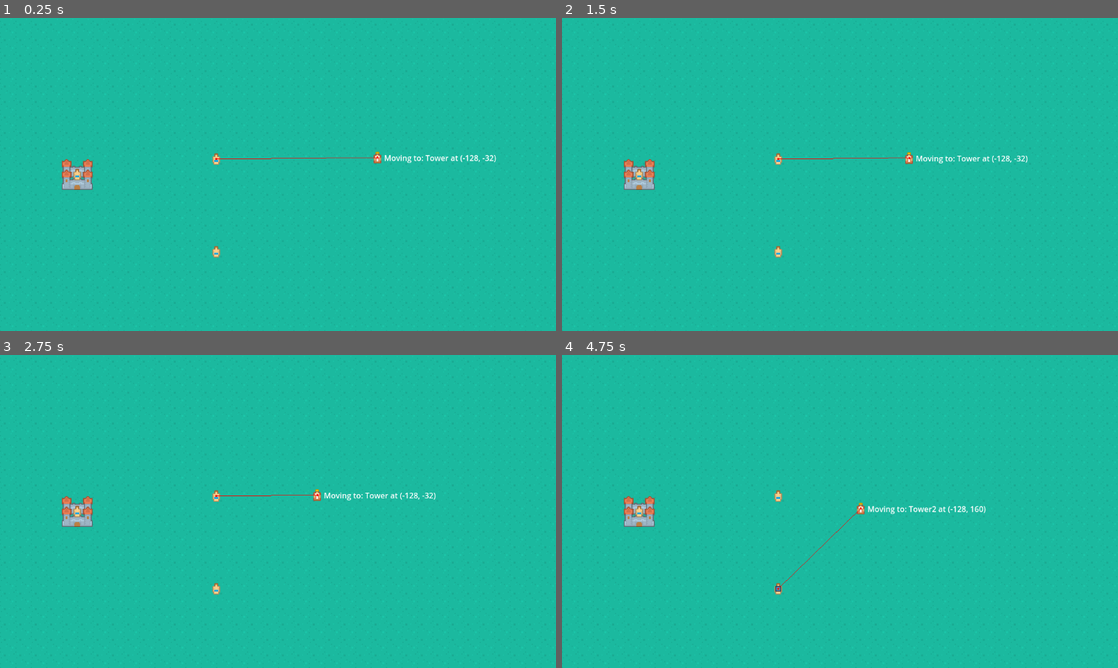
Above: before the commit, frames 1-4 (two rows, left to right).
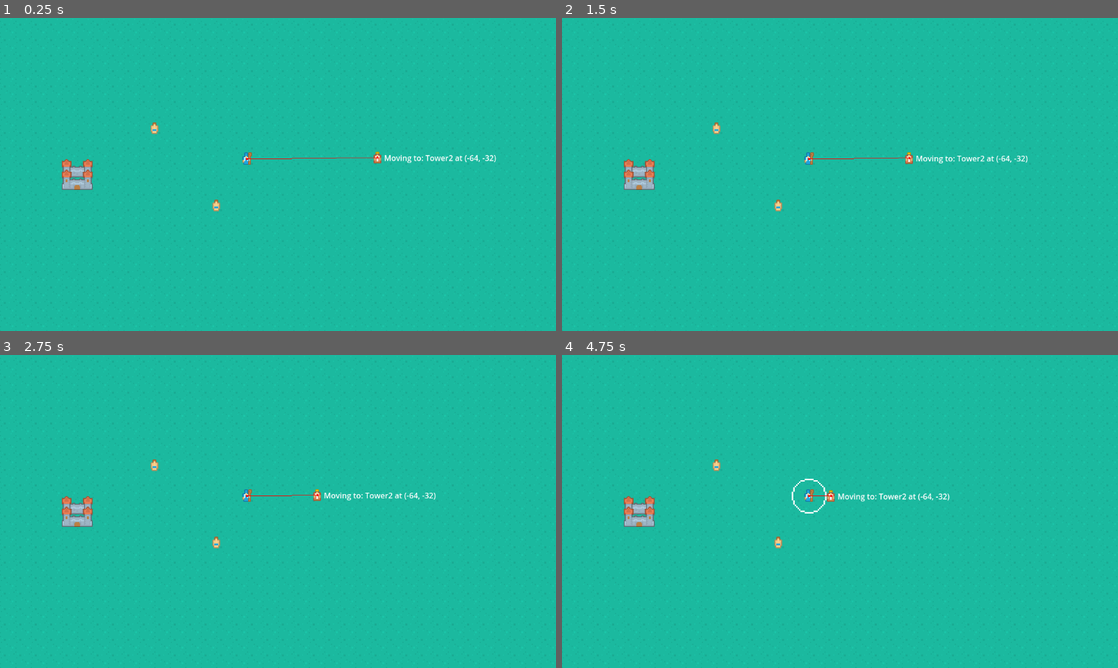
Above: after the commit, the same moments.

Repository: mstarongithub/Piratejam14
Game: Godot game, scene res://TowerDefence/main.tscn
The game is run twice, just before and just after one commit, with the same random seed, the same clock (stepped at 60 frames per second) and the same inputs. This scene is started directly instead of the project's main scene. The engine's default icon, where the game draws it, is replaced by a stand-in: a white triangle on a blue panel in a dark square.
Inputs (mouse positions are in pixels of both pictures, inside the frame that each line leads up to):
- Up to frame 1 (0.25 s): no input
- Up to frame 2 (1.5 s): tap Enter (action_confirm) at 0.5, 0.6 s; move the mouse to (962, 158) at 0.52 s; hold D (move_right) 0.53-1.28 s; click (962, 158) at 0.67 s; move the mouse to (728, 190) at 1.27 s; hold S (move_down) from 1.28 s (still down); tap Mouse wheel up (zoom_in) at 1.35 s
- Up to frame 3 (2.75 s): move the mouse to (333, 442) at 2.02 s; release S (move_down) at 2.03 s; hold D (move_right) from 2.03 s (still down); tap Mouse wheel down (zoom_out) at 2.1 s
- Up to frame 4 (4.75 s): move the mouse to (812, 574) at 2.77 s; release D (move_right) at 2.78 s; hold W (move_up) 2.78-3.53 s; tap Enter (action_confirm) at 2.85 s; click (812, 574) at 2.92 s; move the mouse to (1006, 558) at 3.52 s; hold A (move_left) from 3.53 s (still down); tap Mouse wheel up (zoom_in) at 3.6 s; move the mouse to (673, 464) at 4.27 s; tap Mouse wheel down (zoom_out) at 4.35 s

The runs differ from the first frame. In frame 1, 0.4% of the frame differs, in the area x 13-86%, y 33-77%; in frame 2, 0.4%; in frame 3, 0.4%; in frame 4, 1.0%, in the area x 13-77%, y 33-77%.

Commit message:
Added ring of something projectile and tower config

Diff:
--- a/TowerDefence/Enemy.gd
+++ b/TowerDefence/Enemy.gd
@@ -19,6 +19,7 @@
 
 func deal_damage(dmg: int) -> void:
 	health -= dmg
+	$debuginfo.text = &"Took %d damage" % dmg
 	if health <= 0:
 		queue_free()
 
--- a/TowerDefence/Enemy.tscn
+++ b/TowerDefence/Enemy.tscn
@@ -4,9 +4,10 @@
 [ext_resource type="Texture2D" uid="uid://dttn2wrssnayr" path="res://TowerDefence/EnemyPlaceholder.png" id="2_r1lec"]
 
 [sub_resource type="CircleShape2D" id="CircleShape2D_ine1v"]
-radius = 30.0
+radius = 12.0416
 
 [sub_resource type="CircleShape2D" id="CircleShape2D_i8n6q"]
+radius = 30.0666
 
 [node name="Enemy" type="CharacterBody2D"]
 collision_layer = 3
--- /dev/null
+++ b/TowerDefence/Projectiles/RingOfFire.gd
@@ -0,0 +1,23 @@
+extends Projectile
+
+@onready var outside_ring: Area2D = $OutsideRing
+@onready var inside_ring: Area2D = $InsideRing
+
+var dmg: int = 100
+var frame_count := 0
+
+func setup(inital_target: Node2D, owner: Node2D, damage: int) -> void:
+	dmg = damage
+
+func _on_animated_sprite_2d_animation_finished() -> void:
+	for i in outside_ring.get_overlapping_bodies():
+		if i is Enemy:
+			(i as Enemy).deal_damage(dmg)
+	queue_free()
+
+func _on_animated_sprite_2d_frame_changed() -> void:
+	if frame_count == 3:
+		for i in inside_ring.get_overlapping_bodies():
+			if i is Enemy:
+				(i as Enemy).deal_damage(dmg)
+	frame_count += 1
--- /dev/null
+++ b/TowerDefence/Projectiles/RingOfFire.tscn
@@ -0,0 +1,101 @@
+[gd_scene load_steps=14 format=3 uid="uid://qad5141arqc"]
+
+[ext_resource type="Script" path="res://TowerDefence/Projectiles/RingOfFire.gd" id="1_tn00m"]
+[ext_resource type="Texture2D" uid="uid://xy383djlsg60" path="res://Assets/RingOfSomething.png" id="2_v2jo8"]
+
+[sub_resource type="AtlasTexture" id="AtlasTexture_nubks"]
+atlas = ExtResource("2_v2jo8")
+region = Rect2(0, 0, 32, 32)
+
+[sub_resource type="AtlasTexture" id="AtlasTexture_75em3"]
+atlas = ExtResource("2_v2jo8")
+region = Rect2(32, 0, 32, 32)
+
+[sub_resource type="AtlasTexture" id="AtlasTexture_kkt2m"]
+atlas = ExtResource("2_v2jo8")
+region = Rect2(64, 0, 32, 32)
+
+[sub_resource type="AtlasTexture" id="AtlasTexture_e2kq5"]
+atlas = ExtResource("2_v2jo8")
+region = Rect2(96, 0, 32, 32)
+
+[sub_resource type="AtlasTexture" id="AtlasTexture_kn1td"]
+atlas = ExtResource("2_v2jo8")
+region = Rect2(128, 0, 32, 32)
+
+[sub_resource type="AtlasTexture" id="AtlasTexture_x1iyr"]
+atlas = ExtResource("2_v2jo8")
+region = Rect2(160, 0, 32, 32)
+
+[sub_resource type="AtlasTexture" id="AtlasTexture_8f67c"]
+atlas = ExtResource("2_v2jo8")
+region = Rect2(192, 0, 32, 32)
+
+[sub_resource type="AtlasTexture" id="AtlasTexture_i3qmd"]
+atlas = ExtResource("2_v2jo8")
+region = Rect2(224, 0, 32, 32)
+
+[sub_resource type="SpriteFrames" id="SpriteFrames_bx536"]
+animations = [{
+"frames": [{
+"duration": 1.0,
+"texture": SubResource("AtlasTexture_nubks")
+}, {
+"duration": 1.0,
+"texture": SubResource("AtlasTexture_75em3")
+}, {
+"duration": 1.0,
+"texture": SubResource("AtlasTexture_kkt2m")
+}, {
+"duration": 1.0,
+"texture": SubResource("AtlasTexture_e2kq5")
+}, {
+"duration": 1.0,
+"texture": SubResource("AtlasTexture_kn1td")
+}, {
+"duration": 1.0,
+"texture": SubResource("AtlasTexture_x1iyr")
+}, {
+"duration": 1.0,
+"texture": SubResource("AtlasTexture_8f67c")
+}, {
+"duration": 1.0,
+"texture": SubResource("AtlasTexture_i3qmd")
+}],
+"loop": true,
+"name": &"default",
+"speed": 10.0
+}]
+
+[sub_resource type="CircleShape2D" id="CircleShape2D_po866"]
+radius = 17.0
+
+[sub_resource type="CircleShape2D" id="CircleShape2D_7ex7f"]
+
+[node name="RingOfFire" type="Node2D"]
+scale = Vector2(3, 3)
+script = ExtResource("1_tn00m")
+
+[node name="AnimatedSprite2D" type="AnimatedSprite2D" parent="."]
+sprite_frames = SubResource("SpriteFrames_bx536")
+autoplay = "default"
+frame_progress = 0.0205655
+
+[node name="OutsideRing" type="Area2D" parent="."]
+collision_layer = 0
+collision_mask = 2
+
+[node name="CollisionShape2D" type="CollisionShape2D" parent="OutsideRing"]
+shape = SubResource("CircleShape2D_po866")
+
+[node name="InsideRing" type="Area2D" parent="."]
+collision_layer = 0
+collision_mask = 2
+
+[node name="CollisionShape2D" type="CollisionShape2D" parent="InsideRing"]
+shape = SubResource("CircleShape2D_7ex7f")
+
+[connection signal="animation_finished" from="AnimatedSprite2D" to="." method="_on_animated_sprite_2d_animation_finished"]
+[connection signal="animation_looped" from="AnimatedSprite2D" to="." method="_on_animated_sprite_2d_animation_finished"]
+[connection signal="frame_changed" from="AnimatedSprite2D" to="." method="_on_animated_sprite_2d_frame_changed"]
+[connection signal="sprite_frames_changed" from="AnimatedSprite2D" to="." method="_on_animated_sprite_2d_frame_changed"]
--- a/TowerDefence/Tower.gd
+++ b/TowerDefence/Tower.gd
@@ -51,6 +51,7 @@
 	_detection_shape.shape = _detection_shape.shape.duplicate()
 
 func _ready_game() -> void:
+	_detection_shape.shape = _detection_shape.shape.duplicate()
 	LiveRunData.register_tower(self)
 	_ready_game_done = true
 	_reload_from_data()
--- /dev/null
+++ b/TowerDefence/Towers/RingOfSomething.tres
@@ -0,0 +1,14 @@
+[gd_resource type="Resource" script_class="TowerData" load_steps=4 format=3 uid="uid://b7um3bh0vmqrh"]
+
+[ext_resource type="Script" path="res://TowerDefence/TowerData.gd" id="1_e075i"]
+[ext_resource type="PackedScene" uid="uid://qad5141arqc" path="res://TowerDefence/Projectiles/RingOfFire.tscn" id="1_y6b8q"]
+[ext_resource type="Texture2D" uid="uid://biq4wh60t1arc" path="res://Assets/RTS Medieval/medievalUnit_01.png" id="3_hrom5"]
+
+[resource]
+script = ExtResource("1_e075i")
+attack_speed = 0.75
+base_health = 100
+projectile = ExtResource("1_y6b8q")
+range = 50
+sprite = ExtResource("3_hrom5")
+base_attack = 100
--- a/TowerDefence/main.tscn
+++ b/TowerDefence/main.tscn
@@ -1,9 +1,10 @@
-[gd_scene load_steps=13 format=3 uid="uid://dgv8iwbnew8h5"]
+[gd_scene load_steps=14 format=3 uid="uid://dgv8iwbnew8h5"]
 
 [ext_resource type="Texture2D" uid="uid://cjhqeuae4ujwl" path="res://Assets/RTS Medieval (Pixel)/tilemap_packed.png" id="1_hwilw"]
 [ext_resource type="PackedScene" uid="uid://ciw8nt3udf54m" path="res://TowerDefence/Tower.tscn" id="2_3ko36"]
 [ext_resource type="PackedScene" uid="uid://dwi8g8brrqs2g" path="res://TowerDefence/Enemy.tscn" id="3_0ioof"]
 [ext_resource type="Script" path="res://TowerDefence/TowerData.gd" id="3_ohvuq"]
+[ext_resource type="Resource" uid="uid://b7um3bh0vmqrh" path="res://TowerDefence/Towers/RingOfSomething.tres" id="4_8m68q"]
 [ext_resource type="Script" path="res://TowerDefence/EnemyData.gd" id="4_b5xoh"]
 
 [sub_resource type="TileSetAtlasSource" id="TileSetAtlasSource_mak4a"]
@@ -347,10 +348,10 @@
 
 [sub_resource type="Resource" id="Resource_61eca"]
 script = ExtResource("4_b5xoh")
-base_health = 10000
-attack_range = 200
+base_health = 100
+attack_range = 30
 attack_speed = 1.0
-base_damage = 20
+base_damage = 10
 base_speed = 50
 
 [sub_resource type="NavigationPolygon" id="NavigationPolygon_mv8de"]
@@ -376,15 +377,17 @@
 [node name="Camera2D" type="Camera2D" parent="."]
 
 [node name="Tower" parent="." instance=ExtResource("2_3ko36")]
-position = Vector2(-128, -32)
+process_mode = 2
+position = Vector2(-128, 64)
 config = SubResource("Resource_u62wi")
 
 [node name="Tower2" parent="." instance=ExtResource("2_3ko36")]
-position = Vector2(-128, 160)
-config = SubResource("Resource_u62wi")
+position = Vector2(-64, -32)
+config = ExtResource("4_8m68q")
 
 [node name="Tower3" parent="." instance=ExtResource("2_3ko36")]
-position = Vector2(-416, 0)
+process_mode = 2
+position = Vector2(-256, -96)
 config = SubResource("Resource_ahxpc")
 
 [node name="Enemy" parent="." instance=ExtResource("3_0ioof")]
Not shown: 2 places in TowerDefence/Tower.tscn that only renumber resources
